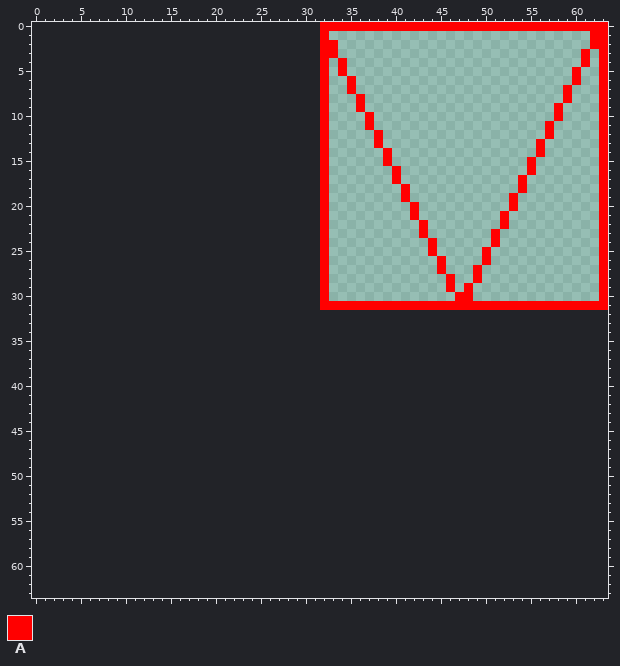
Two versions of one pixel-art sprite, public/assets/debug-block.png. This is how it looked before the edit.
The file is 32x32 pixels. Colours within 5 levels of each other are drawn and written as one. The old version is drawn lined up with the new one, on the new canvas.
Palette (. is transparent): A #ff0000
Pixels before (only the part around the change), first column x 0:
 0 ................................AAAAAAAAA
 1 ................................A........
 2 ................................AA.......
 3 ................................AA.......
 4 ................................A.A......
 5 ................................A.A......
 6 ................................A..A.....
 7 ................................A..A.....
 8 ................................A...A....
 9 ................................A...A....
10 ................................A....A...
11 ................................A....A...
12 ................................A.....A..
13 ................................A.....A..
14 ................................A......A.
15 ................................A......A.
16 ................................A.......A
17 ................................A.......A
18 ................................A........
19 ................................A........
20 ................................A........
21 ................................A........
22 ................................A........
23 ................................A........
24 ................................A........
25 ................................A........
26 ................................A........
27 ................................A........
28 ................................A........
29 ................................A........
30 ................................A........
31 ................................AAAAAAAAA
32 .........................................
33 .........................................
34 .........................................
35 .........................................
36 .........................................
37 .........................................
38 .........................................
39 .........................................
40 .........................................
41 .........................................
42 .........................................
43 .........................................
44 .........................................
45 .........................................
46 .........................................
47 .........................................
48 .........................................
49 .........................................
50 .........................................
51 .........................................
52 .........................................
53 .........................................
54 .........................................
55 .........................................
56 .........................................
57 .........................................
58 .........................................
59 .........................................
60 .........................................
61 .........................................
62 .........................................
63 .........................................
After:
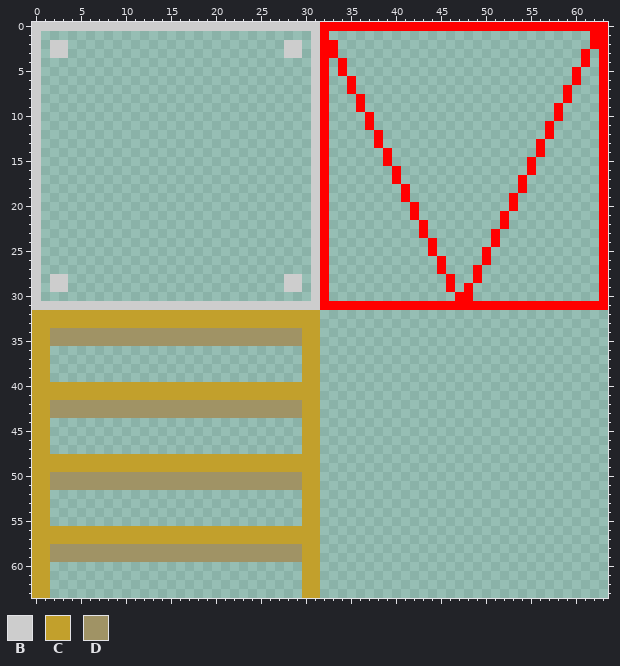
Colours new in this view: B #cdcdcd  C #c2a02c  D #a09365
What changed:
canvas 32x32 -> 64x64, the old top-left corner now at 32,0
y 0: x 0..31 ................................ -> BBBBBBBBBBBBBBBBBBBBBBBBBBBBBBBB
y 1: x 0 . -> B; x 31 . -> B
y 2..3: x 0 . -> B; x 2..3 .. -> BB; x 28..29 .. -> BB; x 31 . -> B
y 4..27: x 0 . -> B; x 31 . -> B
y 28..29: x 0 . -> B; x 2..3 .. -> BB; x 28..29 .. -> BB; x 31 . -> B
y 30: x 0 . -> B; x 31 . -> B
y 31: x 0..31 ................................ -> BBBBBBBBBBBBBBBBBBBBBBBBBBBBBBBB
y 32..33: x 0..31 ................................ -> CCCCCCCCCCCCCCCCCCCCCCCCCCCCCCCC
y 34..35: x 0..31 ................................ -> CCDDDDDDDDDDDDDDDDDDDDDDDDDDDDCC
y 36..39: x 0..1 .. -> CC; x 30..31 .. -> CC
y 40..41: x 0..31 ................................ -> CCCCCCCCCCCCCCCCCCCCCCCCCCCCCCCC
y 42..43: x 0..31 ................................ -> CCDDDDDDDDDDDDDDDDDDDDDDDDDDDDCC
y 44..47: x 0..1 .. -> CC; x 30..31 .. -> CC
y 48..49: x 0..31 ................................ -> CCCCCCCCCCCCCCCCCCCCCCCCCCCCCCCC
y 50..51: x 0..31 ................................ -> CCDDDDDDDDDDDDDDDDDDDDDDDDDDDDCC
y 52..55: x 0..1 .. -> CC; x 30..31 .. -> CC
y 56..57: x 0..31 ................................ -> CCCCCCCCCCCCCCCCCCCCCCCCCCCCCCCC
y 58..59: x 0..31 ................................ -> CCDDDDDDDDDDDDDDDDDDDDDDDDDDDDCC
y 60..63: x 0..1 .. -> CC; x 30..31 .. -> CC
Where, in picture pixels (left, top, right, bottom), the same in both pictures:
added: (32, 22, 320, 598)
